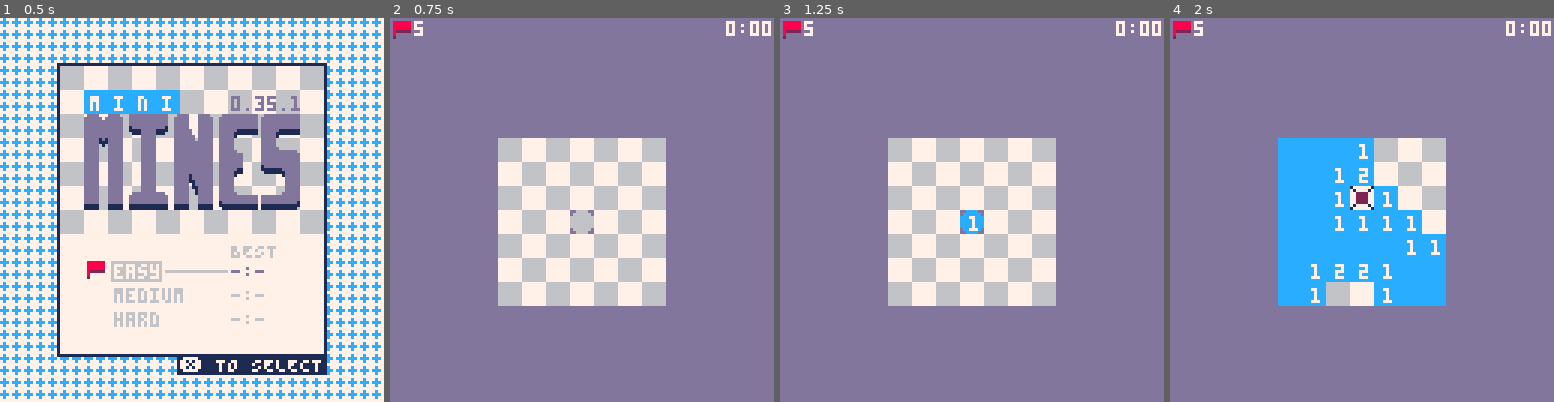
Above: before the commit, frames 1-4 (left to right).
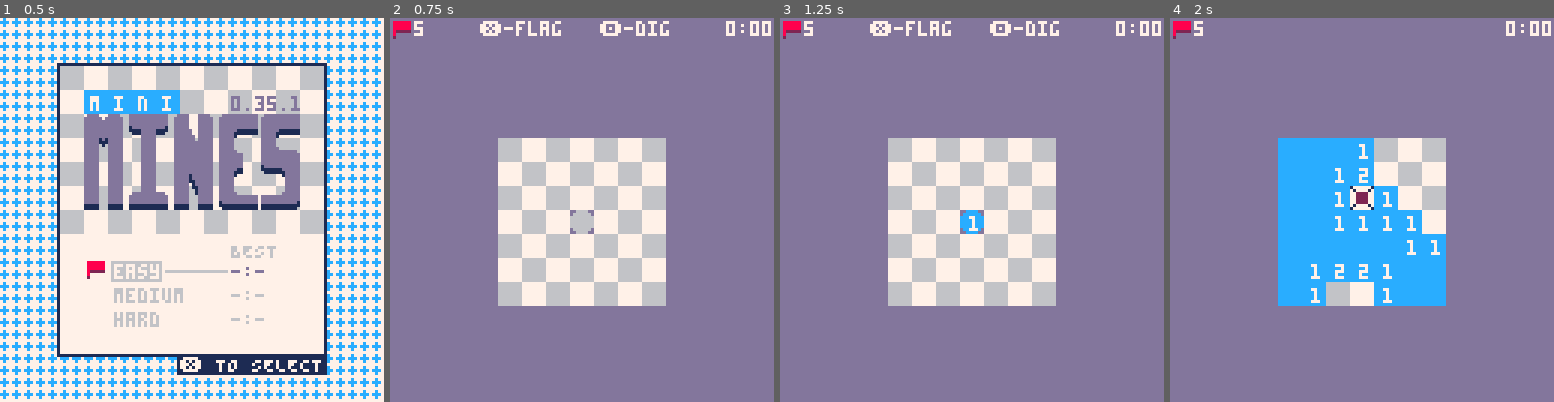
Above: after the commit, the same moments.

Repository: wsasaki01/mini-mines
Game: PICO-8 cartridge mini-mines.p8
The game is run twice, just before and just after one commit, with the same random seed, the same clock (stepped at 60 frames per second) and the same inputs.
Inputs (mouse positions are in pixels of both pictures, inside the frame that each line leads up to):
- Up to frame 1 (0.5 s): tap X (X key) at 0.33 s
- Up to frame 2 (0.75 s): click (547, 121) at 0.67 s; tap X (X key) at 0.7 s
- Up to frame 3 (1.25 s): tap O (Z key) at 1.07 s; click (998, 267) at 1.22 s
- Up to frame 4 (2 s): tap X (X key) at 1.43 s; click (1450, 114) at 1.77 s; tap O (Z key) at 1.8 s

Frame 1 is identical in both runs. In frame 2, 0.7% of the frame differs, in the area x 23-73%, y 0-5%; in frame 3, 0.7%; in frame 4, nothing differs.

Commit message:
Add control hints

Diff:
--- a/main.lua
+++ b/main.lua
@@ -1221,15 +1221,23 @@
             mins = ct \ 60
         end
 
-        -- print time in top right corner
-        print(mins..secs, 108, 1, 7)
-
-        -- draw the map
-        map(0, 0, xoff, yoff, width, height+1)
-
         -- draw flag icon and count in top left corner
         spr(3, 0, 0)
         print(fcount, 8, 1, 7)
+
+        -- print control hints in the middle
+        if controller then
+            print("❎-flag   🅾️-dig", 30, 1, 7)
+        elseif mouse then
+            print("l-flag   r-dig", 34, 1, 7)
+        end
+
+        -- print time in top right corner
+        print(mins..secs, 108, 1, 7)
+
+
+        -- draw the map
+        map(0, 0, xoff, yoff, width, height+1)
 
         -- DEBUG: draw mines
         if reveal then
